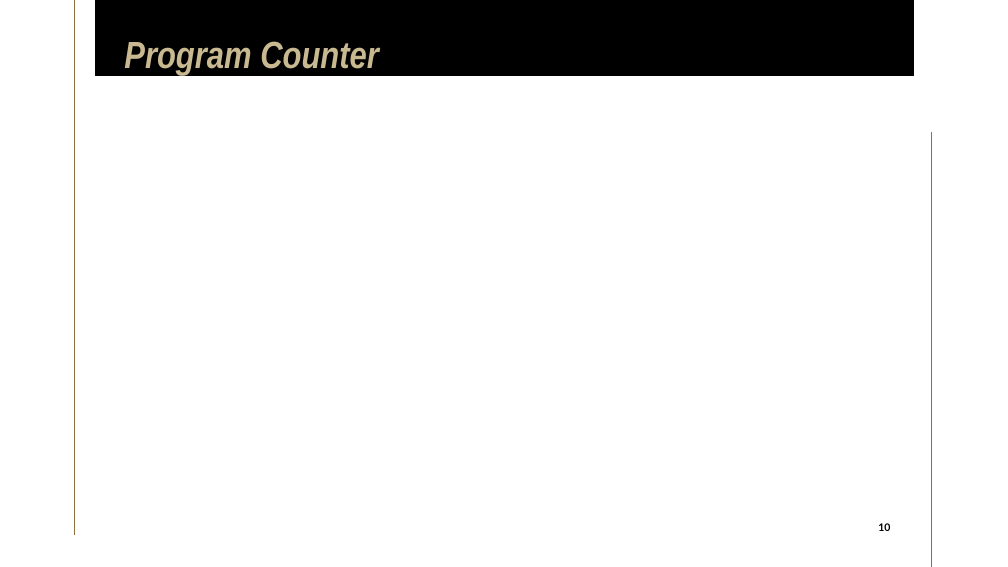
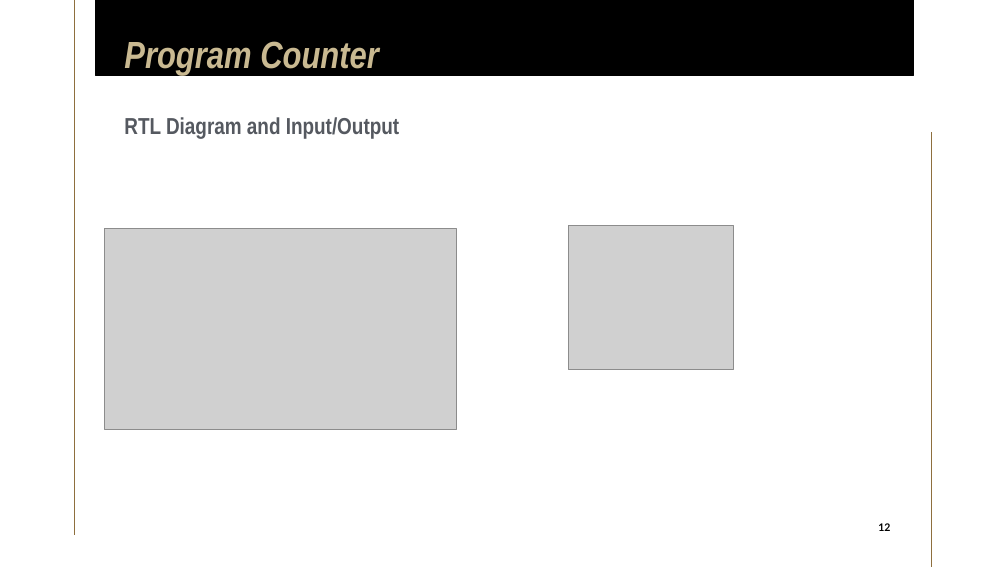
Before and after one commit to limichael246/STARS_2024, a slide deck: slide 12 of Project_Proposal.pptx (slide 10 before the commit). Drawn at 1008x567 pixels with LibreOffice and Linux fonts; fonts in the diff are those of the drawing; grey boxes stand for pictures. Boxes give left, top, right and bottom in pixels: in the first picture for what was removed or moved away, otherwise in the second. Text is boxed around its words. In the diff, an @@ line names an element or a change of style, - is before the commit and + after.

Commit message:
ee oo

```diff
--- a/Project_Proposal.pptx
+++ b/Project_Proposal.pptx
@@ subtitle added at [124, 117, 399, 139], 22 pt, text #555960, bold @@
+RTL Diagram and Input/Output
@@ picture added at [104, 228, 457, 429] @@
@@ picture added at [569, 225, 734, 370] @@
@@ page number at [878, 523, 890, 531]: text changed @@
-10
+12
```
Also in this commit, not shown: 4 other slides changed, 5 slides added.
